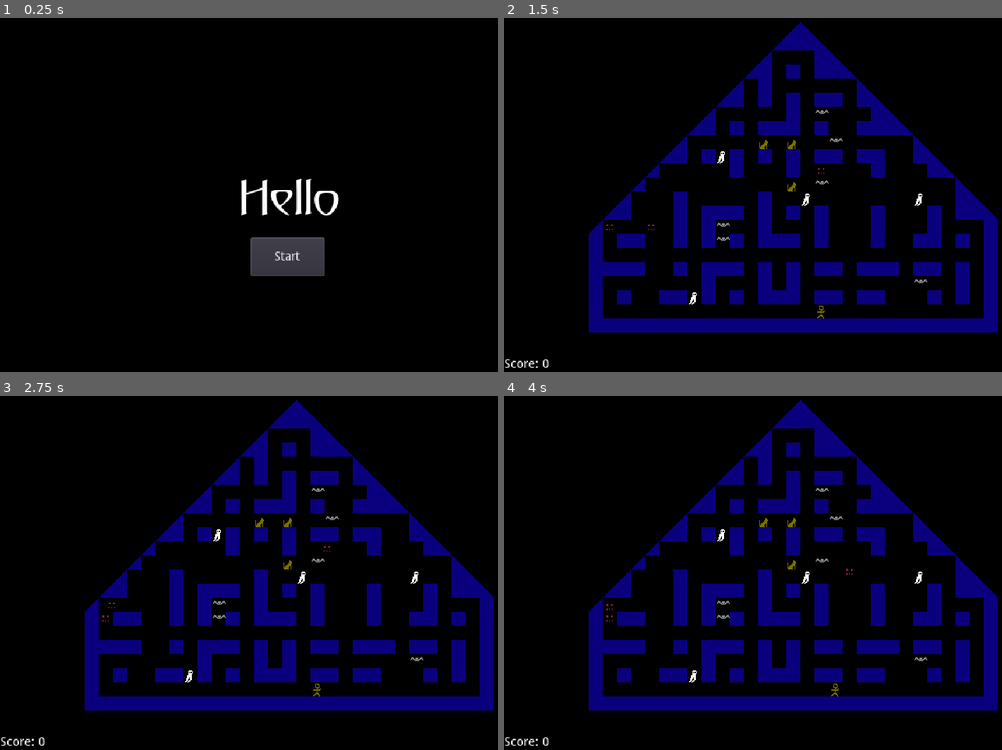
Above: before the commit, frames 1-4 (two rows, left to right).
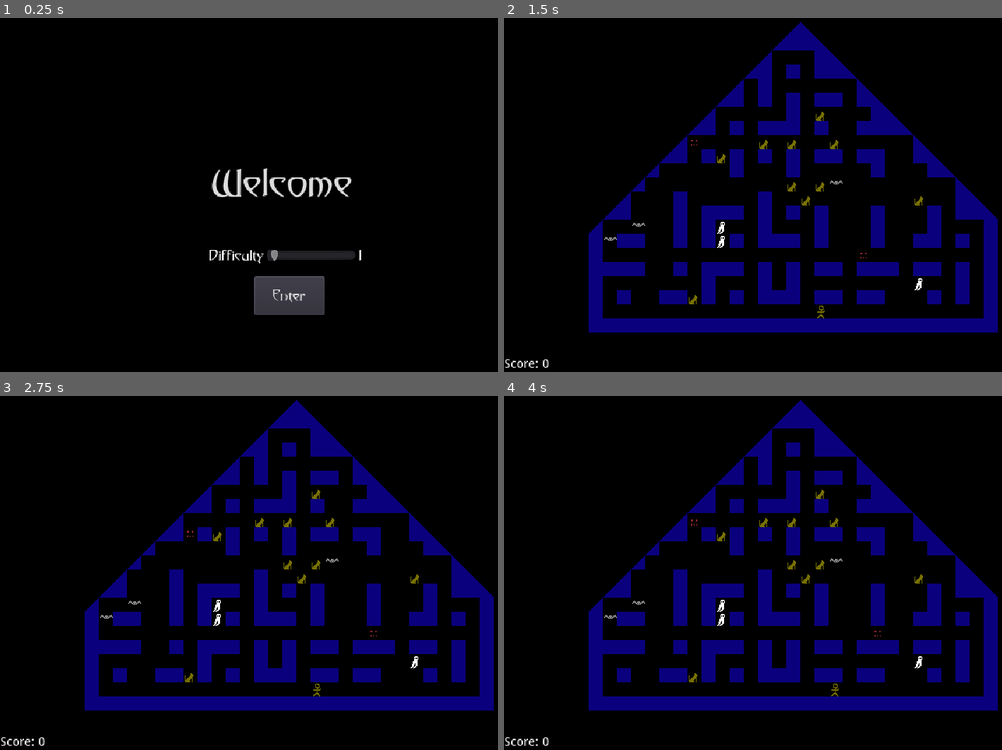
Above: after the commit, the same moments.

Repository: AkhRani/HauntedMansion
Game: Godot game, scene res://TitleScreen.tscn
The game is run twice, just before and just after one commit, with the same random seed, the same clock (stepped at 60 frames per second) and the same inputs.
Inputs:
- Up to frame 1 (0.25 s): no input
- Up to frame 2 (1.5 s): click "Start" (after the commit: "Enter") at 0.5 s; tap Enter at 1.25 s; hold Right (ui_right) from 1.28 s (still down)
- Up to frame 3 (2.75 s): tap Space at 2 s; release Right (ui_right) at 2.03 s; hold Down (ui_down) from 2.03 s (still down)
- Up to frame 4 (4 s): tap Enter at 2.75 s; release Down (ui_down) at 2.78 s; hold Right (ui_right) 2.78-3.53 s; tap Space at 3.5 s; hold Up (ui_up) from 3.53 s (still down)

The runs differ from the first frame. In frame 1, 4.8% of the frame differs, in the area x 42-73%, y 42-84%; in frame 2, 0.4%; in frame 3, 0.4%; in frame 4, 0.4%.

Commit message:
Enhance title screen and add difficulty

Diff:
--- a/Mansion.gd
+++ b/Mansion.gd
@@ -1,6 +1,7 @@
 extends Node2D
 
 onready var score = find_node("Score")
+export var difficulty: int
 
 # Called when the node enters the scene tree for the first time.
 func _ready():
--- a/MansionMap.gd
+++ b/MansionMap.gd
@@ -51,10 +51,10 @@
     player.speed = 8
     add_child(player)
 
-    place_items(CAT_TILE, 3)
-    place_items(GHOST_TILE, 4)
-    place_items(BAT_TILE, 6)
-    place_demons(3)
+    place_items(CAT_TILE, 10)
+    place_items(GHOST_TILE, 3*global.difficulty)
+    place_items(BAT_TILE, 3*global.difficulty)
+    place_demons(2*global.difficulty)
     pass
 
 func drop_cat(target_cell, cost):
--- a/TitleScreen.gd
+++ b/TitleScreen.gd
@@ -6,12 +6,18 @@
 
 # Called when the node enters the scene tree for the first time.
 func _ready():
+    $Title.text = "Welcome"
+    var anim = $AnimationPlayer
+    anim.play("Fade")
+    yield(anim, "animation_finished")
+    $Title.text = "to the Haunted Mansion"
+    anim.play("Fade Red")
+
     pass # Replace with function body.
-
-# Called every frame. 'delta' is the elapsed time since the previous frame.
-#func _process(delta):
-#    pass
-
 
 func _on_Button_pressed():
     get_tree().change_scene("res://Mansion.tscn")
+
+func _on_HSlider_value_changed(value: float):
+    global.difficulty = int(value)
+    $HBoxContainer/Difficulty.text = "%d" % global.difficulty
--- a/TitleScreen.tscn
+++ b/TitleScreen.tscn
@@ -1,11 +1,46 @@
-[gd_scene load_steps=4 format=2]
+[gd_scene load_steps=7 format=2]
 
 [ext_resource path="res://TitleScreen.gd" type="Script" id=1]
 [ext_resource path="res://GismondaPlain001001-8eYJ.ttf" type="DynamicFontData" id=2]
+[ext_resource path="res://gismondaFont.tres" type="DynamicFont" id=3]
 
 [sub_resource type="DynamicFont" id=1]
-size = 55
+size = 43
+use_filter = true
+extra_spacing_top = 30
 font_data = ExtResource( 2 )
+
+[sub_resource type="Animation" id=2]
+resource_name = "Fade"
+length = 2.0
+tracks/0/type = "value"
+tracks/0/path = NodePath("Title:custom_colors/font_color")
+tracks/0/interp = 1
+tracks/0/loop_wrap = true
+tracks/0/imported = false
+tracks/0/enabled = true
+tracks/0/keys = {
+"times": PoolRealArray( 0, 1.9 ),
+"transitions": PoolRealArray( 1, 1 ),
+"update": 0,
+"values": [ Color( 1, 1, 1, 1 ), Color( 0, 0, 0, 1 ) ]
+}
+
+[sub_resource type="Animation" id=3]
+resource_name = "Fade Red"
+length = 2.0
+tracks/0/type = "value"
+tracks/0/path = NodePath("Title:custom_colors/font_color")
+tracks/0/interp = 1
+tracks/0/loop_wrap = true
+tracks/0/imported = false
+tracks/0/enabled = true
+tracks/0/keys = {
+"times": PoolRealArray( 0, 2 ),
+"transitions": PoolRealArray( 1, 1 ),
+"update": 0,
+"values": [ Color( 0, 0, 0, 1 ), Color( 0.560784, 0.215686, 0.215686, 1 ) ]
+}
 
 [node name="TitleScreen" type="Node2D"]
 script = ExtResource( 1 )
@@ -14,18 +49,56 @@
 "_edit_vertical_guides_": [ 640.0 ]
 }
 
-[node name="Label" type="Label" parent="."]
-margin_left = 272.0
-margin_top = 224.0
-margin_right = 386.0
-margin_bottom = 272.0
+[node name="Title" type="Label" parent="."]
+margin_top = 176.0
+margin_right = 640.0
+margin_bottom = 224.0
 custom_fonts/font = SubResource( 1 )
-text = "Hello"
+custom_colors/font_color = Color( 0, 0, 0, 1 )
+text = "to the Haunted Mansion"
+align = 1
 
 [node name="Button" type="Button" parent="."]
-margin_left = 284.0
-margin_top = 260.0
+margin_left = 288.0
+margin_top = 304.0
 margin_right = 368.0
-margin_bottom = 304.0
-text = "Start"
+margin_bottom = 348.0
+custom_fonts/font = ExtResource( 3 )
+text = "Enter"
+
+[node name="AnimationPlayer" type="AnimationPlayer" parent="."]
+anims/Fade = SubResource( 2 )
+"anims/Fade Red" = SubResource( 3 )
+
+[node name="HBoxContainer" type="HBoxContainer" parent="."]
+margin_left = 237.0
+margin_top = 272.0
+margin_right = 429.0
+margin_bottom = 288.0
+
+[node name="Label" type="Label" parent="HBoxContainer"]
+margin_top = 1.0
+margin_right = 62.0
+margin_bottom = 15.0
+custom_fonts/font = ExtResource( 3 )
+text = "Difficulty"
+valign = 1
+
+[node name="HSlider" type="HSlider" parent="HBoxContainer"]
+margin_left = 66.0
+margin_right = 166.0
+margin_bottom = 16.0
+rect_min_size = Vector2( 100, 0 )
+min_value = 1.0
+max_value = 6.0
+value = 1.0
+
+[node name="Difficulty" type="Label" parent="HBoxContainer"]
+margin_left = 170.0
+margin_top = 1.0
+margin_right = 173.0
+margin_bottom = 15.0
+custom_fonts/font = ExtResource( 3 )
+text = "1"
 [connection signal="pressed" from="Button" to="." method="_on_Button_pressed"]
+[connection signal="value_changed" from="HBoxContainer/HSlider" to="." method="_on_HSlider_value_changed"]
--- /dev/null
+++ b/gismondaData.tres
@@ -0,0 +1,4 @@
+[gd_resource type="DynamicFontData" format=2]
+
+[resource]
+font_path = "res://GismondaPlain001001-8eYJ.ttf"
--- /dev/null
+++ b/gismondaFont.tres
@@ -0,0 +1,8 @@
+[gd_resource type="DynamicFont" load_steps=2 format=2]
+
+[ext_resource path="res://GismondaPlain001001-8eYJ.ttf" type="DynamicFontData" id=1]
+
+[resource]
+use_filter = true
+extra_spacing_top = 10
+font_data = ExtResource( 1 )
--- /dev/null
+++ b/global.gd
@@ -0,0 +1,3 @@
+extends Node
+
+var difficulty = 1
--- a/project.godot
+++ b/project.godot
@@ -19,6 +19,10 @@
 run/main_scene="res://TitleScreen.tscn"
 config/icon="res://icon.png"
 
+[autoload]
+
+global="*res://global.gd"
+
 [display]
 
 window/size/width=1280
